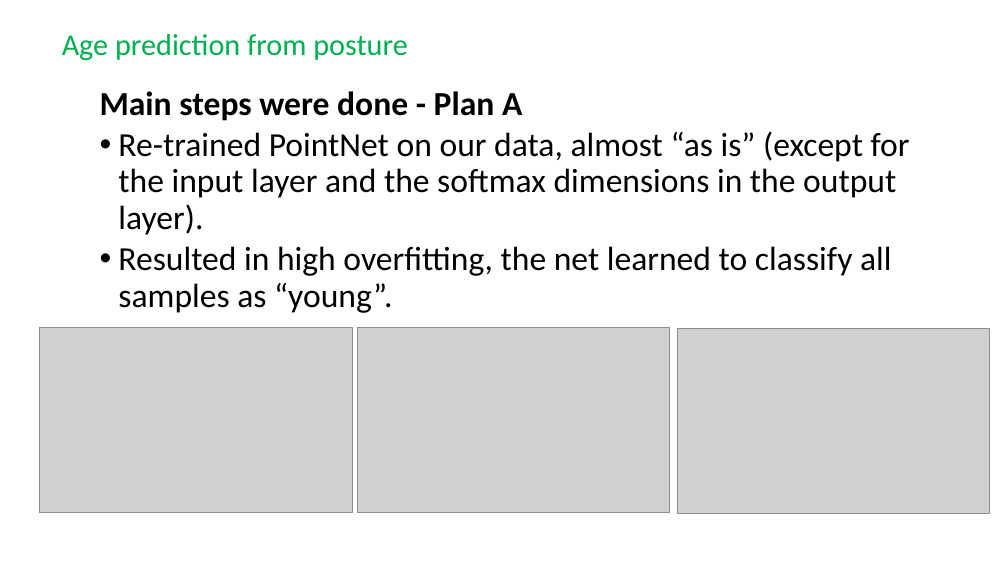
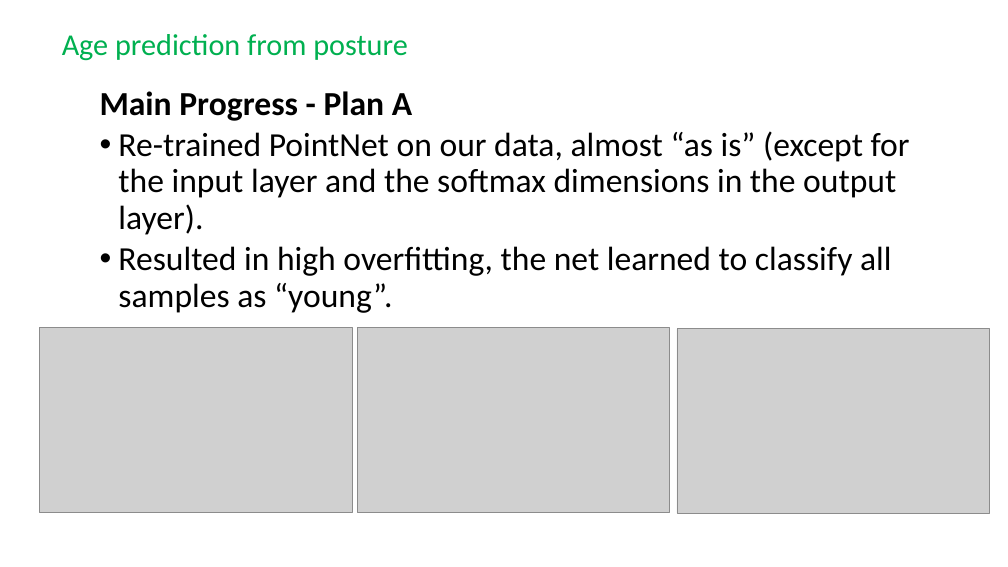
Before and after one commit to Lotemn102/skeleton-RGBDto3D, a slide deck: slide 15 of report/project.pptx (slide 16 before the commit). Drawn at 1008x567 pixels with LibreOffice and Linux fonts; fonts in the diff are those of the drawing; grey boxes stand for pictures. Boxes give left, top, right and bottom in pixels: in the first picture for what was removed or moved away, otherwise in the second. Text is boxed around its words. In the diff, an @@ line names an element or a change of style, - is before the commit and + after.

```diff
--- a/report/project.pptx
+++ b/report/project.pptx
@@ text at (x1=100, y1=91, x2=412, y2=121): text changed @@
-  Main steps were done - Plan A
+  Main Progress - Plan A
```
Also in this commit, not shown: 7 other slides changed, 3 slides added, 1 slide removed, 2 other files.
